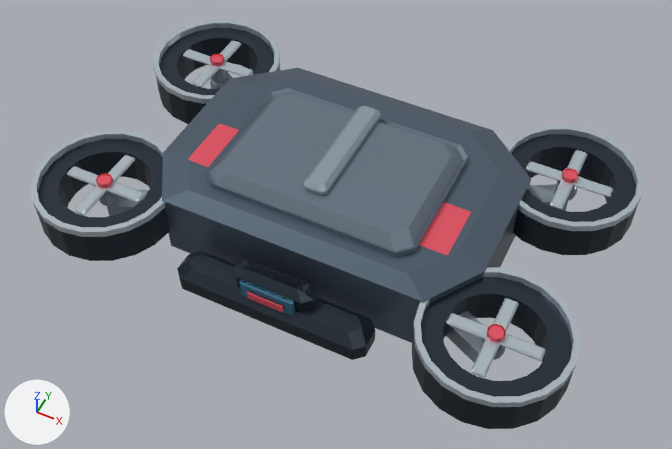
The Blender file ArtSource/Models/security-drone/SF_GuardDrone_GV.blend, before and after one commit.
Both versions are drawn from a camera (50 mm lens) standing at (1.44, -2.86, 3.45) and looking at (0.03, -0.03, -0.08). The axes (+X, +Y, +Z) are drawn at lower left. The lights are the same throughout. The picture after the commit comes second.

Names of what the first picture shows: 'GuardArmouredChassis', 'Rotor0', 'Rotor1', 'Rotor2', 'Rotor3'.
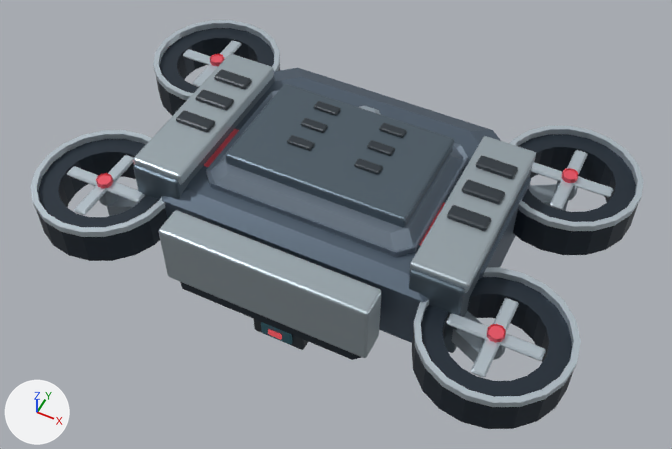
The change, as a list of edits to the scene's bpy script:
```text
Add mat_vu_glass_002:
    mat_vu_glass_002 = principled_material('VU_Glass.002')
    mat_vu_glass_002.base_color = (0.045, 0.17, 0.22)  # cyan #3c7381
    mat_vu_glass_002.metallic = 0.25
    mat_vu_glass_002.roughness = 0.43
Add mat_vu_guardglow_002:
    mat_vu_guardglow_002 = principled_material('VU_GuardGlow.002')
    mat_vu_guardglow_002.base_color = (0.75, 0.08, 0.1)  # red #e15059
    mat_vu_guardglow_002.metallic = 0.15
    mat_vu_guardglow_002.roughness = 0.43
    mat_vu_guardglow_002.emission_color = (0.75, 0.08, 0.1)  # red #e15059
    mat_vu_guardglow_002.emission_strength = 0.5
Add mat_vu_titanium_002:
    mat_vu_titanium_002 = principled_material('VU_Titanium.002')
    mat_vu_titanium_002.base_color = (0.4, 0.47, 0.51)  # grey #aab6bd
    mat_vu_titanium_002.metallic = 0.6
    mat_vu_titanium_002.roughness = 0.43
Add mat_vu_recess_002:
    mat_vu_recess_002 = principled_material('VU_Recess.002')
    mat_vu_recess_002.base_color = (0.025, 0.035, 0.045)  # dark blue #2c353c
    mat_vu_recess_002.metallic = 0.1
    mat_vu_recess_002.roughness = 0.43
Add mat_vu_graphite_002:
    mat_vu_graphite_002 = principled_material('VU_Graphite.002')
    mat_vu_graphite_002.base_color = (0.105, 0.145, 0.18)  # greyish blue #5b6a76
    mat_vu_graphite_002.metallic = 0.6
    mat_vu_graphite_002.roughness = 0.43
Add me_cube:
    me_cube.from_pydata(...)  # 1428 vertices, 1374 faces; spans x -0.86..0.86, y -0.8..0.41, z -0.68..0.07
    # faces by material slot: [162, 630, 486, 54, 42]
    me_cube.materials.append(mat_vu_graphite_002)  # greyish blue #5b6a76
    me_cube.materials.append(mat_vu_recess_002)  # dark blue #2c353c
    me_cube.materials.append(mat_vu_titanium_002)  # grey #aab6bd
    me_cube.materials.append(mat_vu_glass_002)  # cyan #3c7381
    me_cube.materials.append(mat_vu_guardglow_002)  # red #e15059, glowing red #e15059
Add ob_vu_guardprecisionassembly:
    ob_vu_guardprecisionassembly = bpy.data.objects.new('VU_GuardPrecisionAssembly', me_cube)
    ob_vu_guardprecisionassembly.location = (0.0, 0.08, 0.3)
```

Pixel boxes (x1, y1, x2, y2) of what changed, in the pictures (672 x 449 px):
'VU_GuardPrecisionAssembly', added
    after: (133, 54, 536, 358)
    faces in mat_vu_titanium_002 (grey #aab6bd): (133, 54, 536, 358)
    faces in mat_vu_graphite_002 (greyish blue #5b6a76): (133, 76, 532, 353)
    faces in mat_vu_recess_002 (dark blue #2c353c): (176, 69, 518, 350)
    faces in mat_vu_glass_002 (cyan #3c7381): (261, 322, 292, 345)
